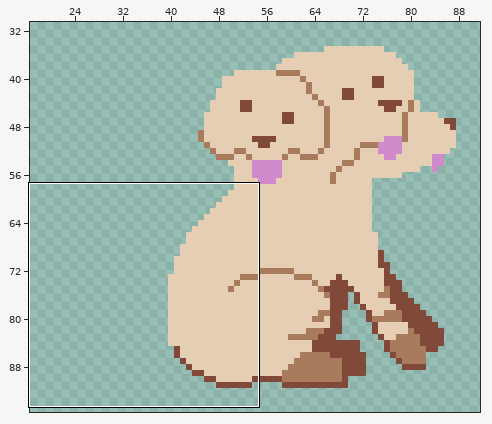
Pixel-art file, stored at asesprite/dog_sit.aseprite. Above: a wide view before the commit, with the close-up outlined.
Close-up. The starting point:
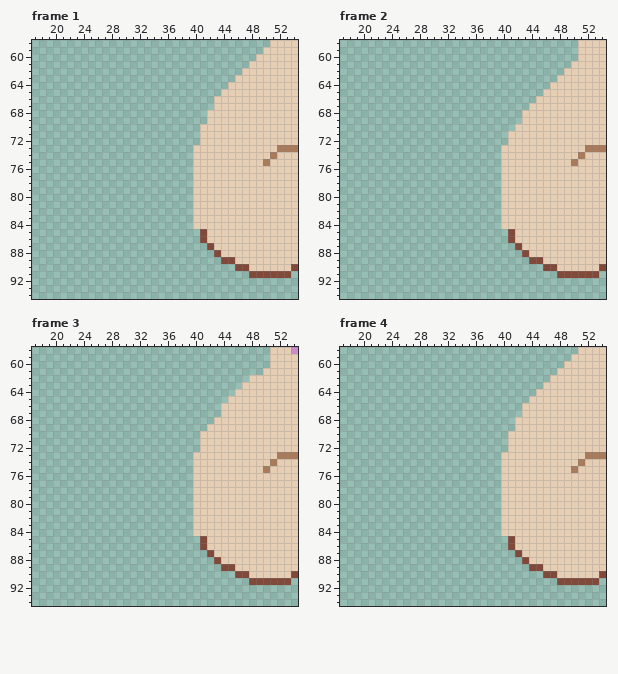
128x132 pixels, 4 frames. Shown: frame 1: x 17..54, y 58..94; frame 2: x 17..54, y 58..94; frame 3: x 17..54, y 58..94; frame 4: x 17..54, y 58..94. The wide view leaves out empty margins.
Now the later version:
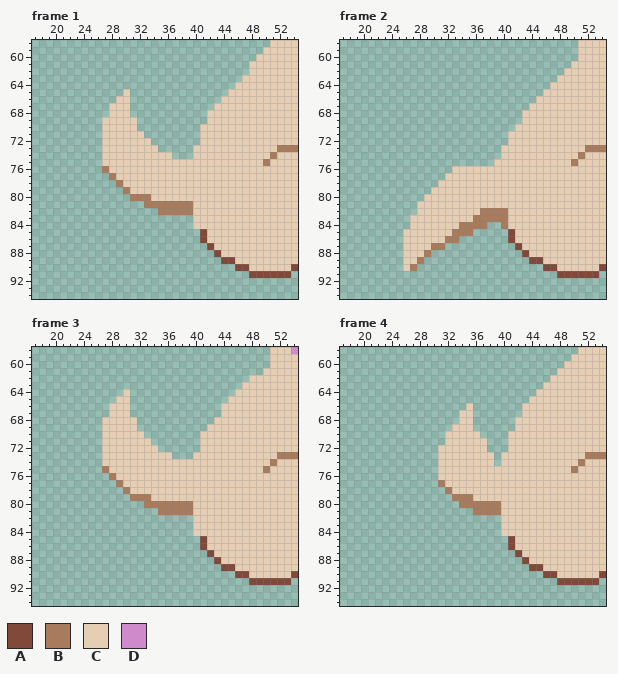
Palette (. is transparent): A #80493a  B #a77b5b  C #e5ceb4  D #cf8acb
What changed:
Changed rows in their new state; - is an unchanged pixel.
Frame 1, layer "body":
first column x 27:
62 --------------------.
63 -------------------.-
64 ------------------.--
65 ---C-------------.---
66 --CC------------.----
67 -CCC-----------------
68 -CCC-----------------
69 CCCCC----------------
70 CCCCC----------------
71 CCCCCC---------------
72 CCCCCCC--------------
73 CCCCCCCC-------------
74 CCCCCCCCCC-----------
75 CCCCCCCCCCCCC--------
76 BCCCCCCCCCCCC--------
77 -BCCCCCCCCCCC--------
78 --BCCCCCCCCCC--------
79 ---BCCCCCCCCC--------
80 ----BBBCCCCCC--------
81 ------BBBBBBB--------
82 --------BBBBB--------
Frame 2, layer "body":
first column x 26:
75 -------------C-
76 -------CCCCCCC-
77 ------CCCCCCCC-
78 -----CCCCCCCCC-
79 ----CCCCCCCCCC-
80 ---CCCCCCCCCCC-
81 --CCCCCCCCCCCC-
82 --CCCCCCCCCBBBB
83 -CCCCCCCCCBBBBB
84 -CCCCCCCBBBB--B
85 CCCCCCCBBB-----
86 CCCCCCBB-------
87 CCCCBB---------
88 CCCB-----------
89 CCB------------
90 CB-------------
Frame 3, layer "body":
first column x 27:
64 ---C---------
65 --CC---------
66 -CCC---------
67 -CCC---------
68 CCCCC--------
69 CCCCC--------
70 CCCCCC-------
71 CCCCCCC------
72 CCCCCCCC-----
73 CCCCCCCCCC---
74 CCCCCCCCCCCCC
75 BCCCCCCCCCCCC
76 -BCCCCCCCCCCC
77 --BCCCCCCCCCC
78 ---BCCCCCCCCC
79 ----BBBCCCCCC
80 ------BBBBBBB
81 --------BBBBB
Frame 4, layer "body":
first column x 31:
66 ----C----
67 ---CC----
68 ---CC----
69 --CCC----
70 -CCCCC---
71 -CCCCCC--
72 CCCCCCC--
73 CCCCCCCC-
74 CCCCCCCC-
75 CCCCCCCCC
76 CCCCCCCCC
77 BCCCCCCCC
78 -BCCCCCCC
79 --BBBCCCC
80 ---BBBBBB
81 -----BBBB
